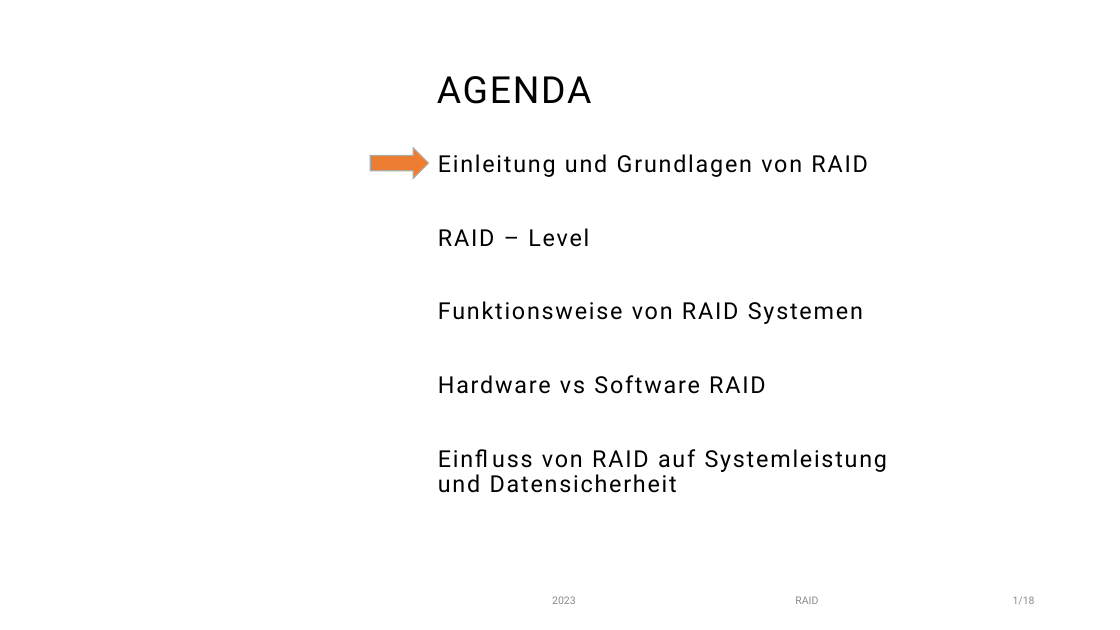
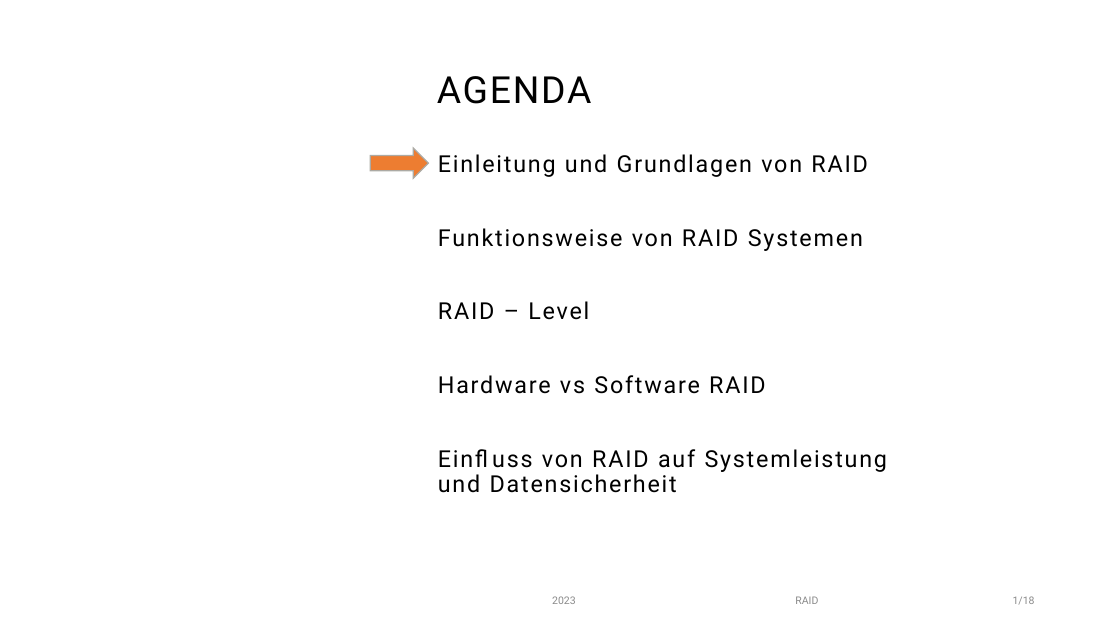
Before and after one commit to FyndetNeo/MultiMediDeutsch, a slide deck: slide 2 of RaidStand-15.01.24-v3.pptx. Drawn at 1120x630 pixels with LibreOffice and Linux fonts; fonts in the diff are those of the drawing; background and template pictures are left out. Boxes give left, top, right and bottom in pixels: in the first picture for what was removed or moved away, otherwise in the second. Text is boxed around its words. In the diff, an @@ line names an element or a change of style, - is before the commit and + after.

Commit message:
agenda adjustment

```diff
--- a/RaidStand-15.01.24-v3.pptx
+++ b/RaidStand-15.01.24-v3.pptx
@@ text at (438,228,863,251): paragraph added @@
+Funktionsweise von RAID Systemen
@@ text at (438,301,863,324): paragraph removed @@
-Funktionsweise von RAID Systemen
```
